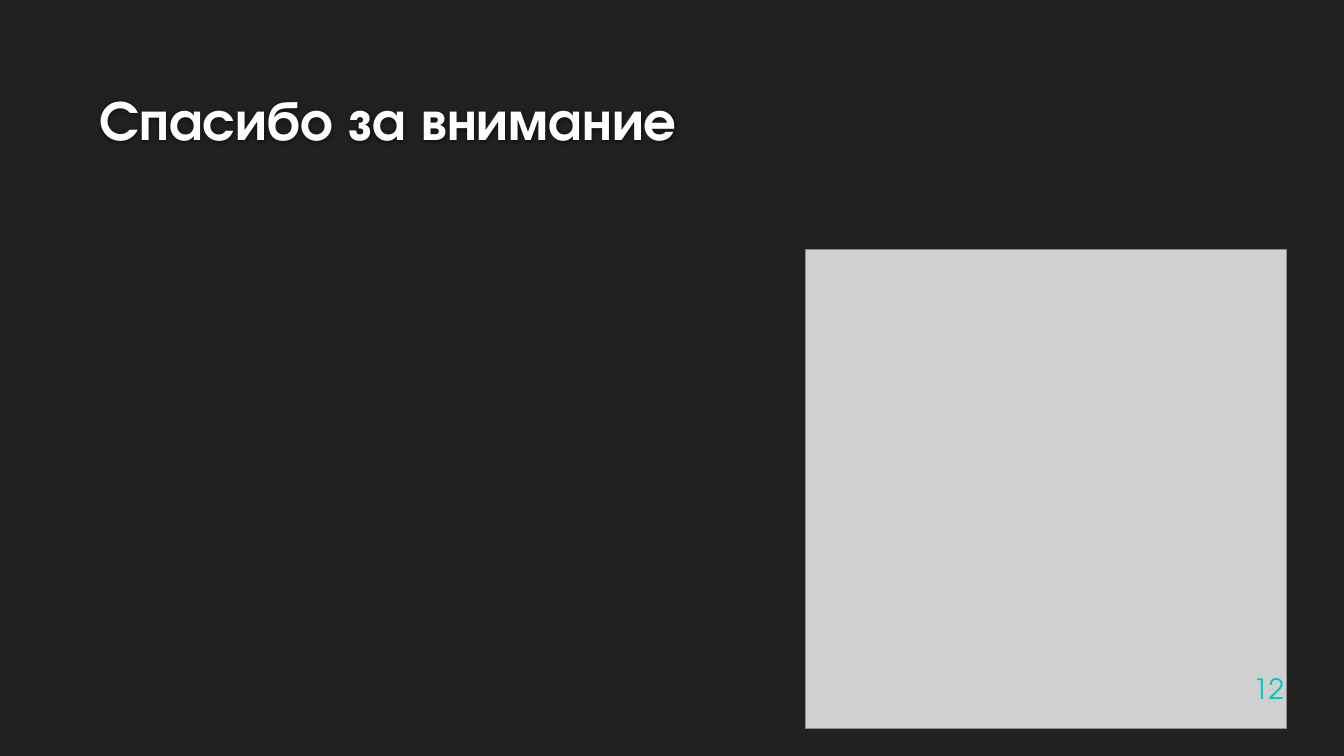
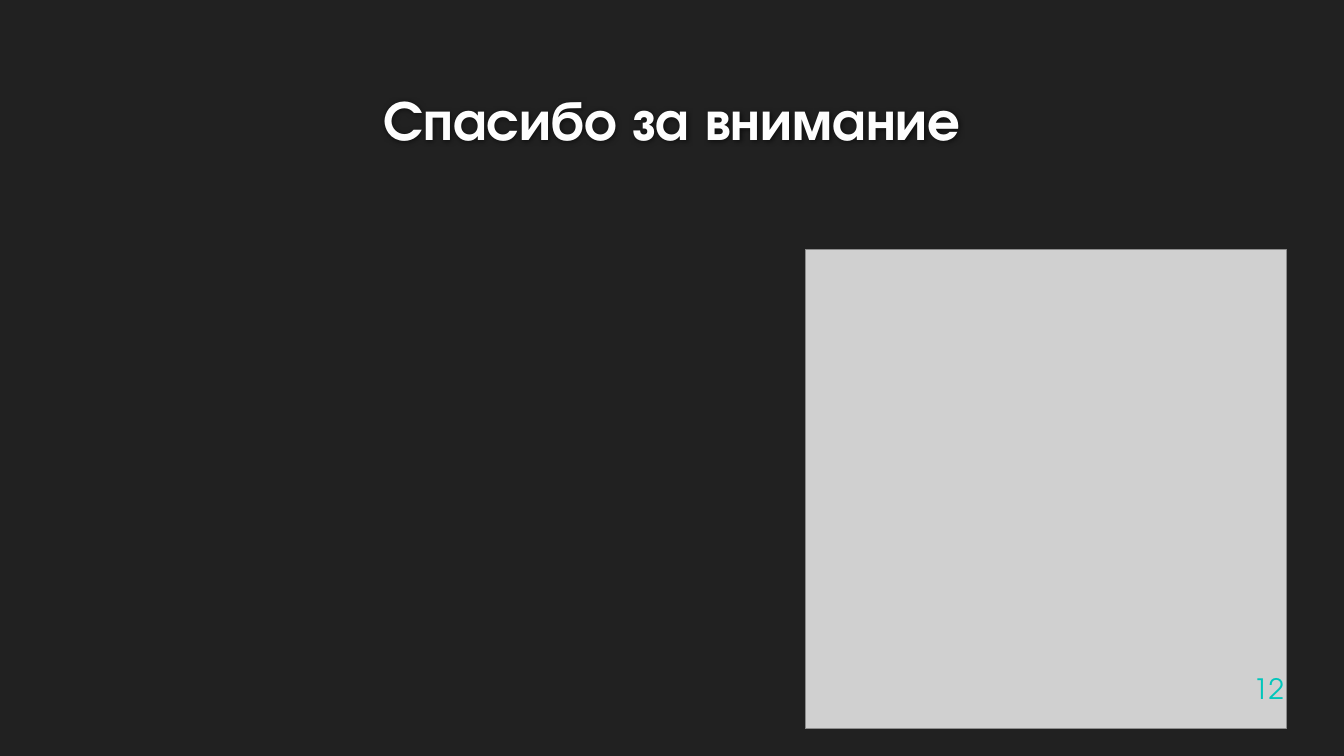
Before and after one commit to leagueofadventures/origin, a slide deck: slide 12 of Документация/origin.pptx. Drawn at 1344x756 pixels with LibreOffice and Linux fonts; fonts in the diff are those of the drawing; grey boxes stand for pictures; background and template pictures are left out. Boxes give left, top, right and bottom in pixels: in the first picture for what was removed or moved away, otherwise in the second. Text is boxed around its words. In the diff, an @@ line names an element or a change of style, - is before the commit and + after.

```diff
--- a/Документация/origin.pptx
+++ b/Документация/origin.pptx
@@ title "Спасибо за внимание" at (383,101,960,141): alignment left to centre @@
```
Also in this commit, not shown: 11 other slides changed, 2 other files.
